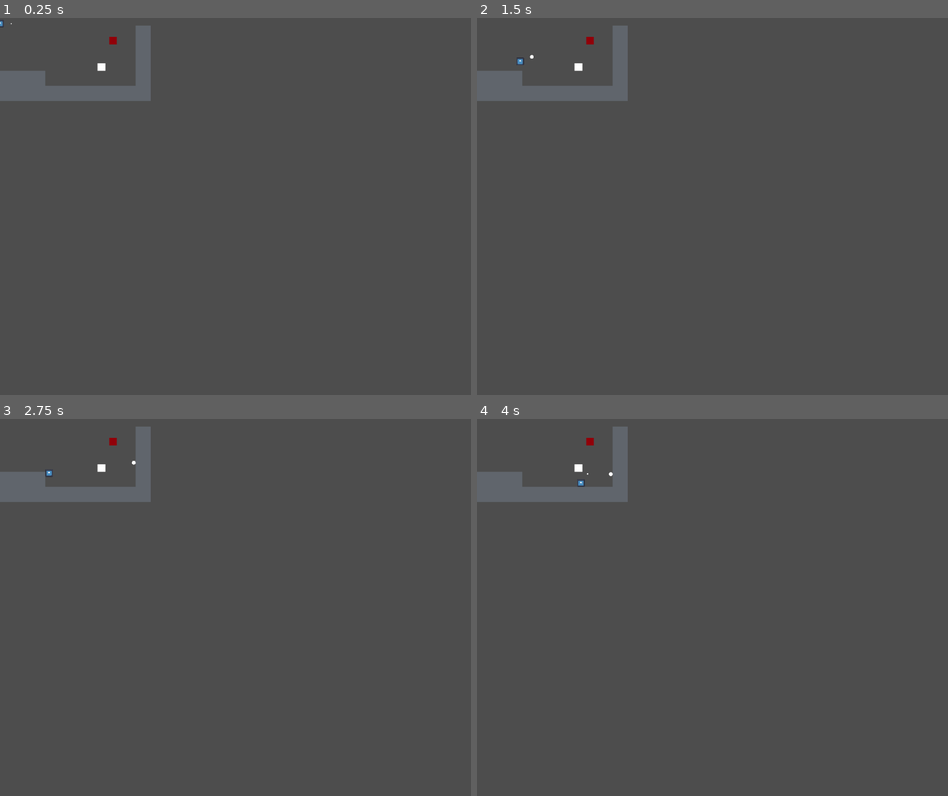
Above: before the commit, frames 1-4 (two rows, left to right).
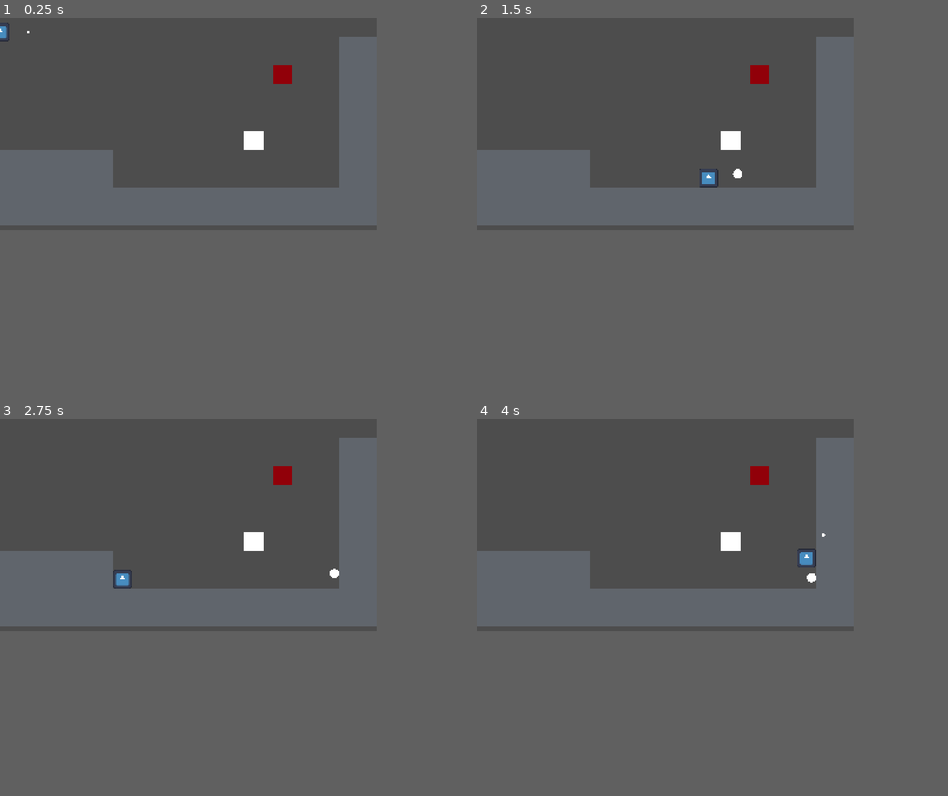
Above: after the commit, the same moments.

Repository: Borrow-Game/game-godot
Game: Godot game, scene res://physics_sample_scene.tscn
The game is run twice, just before and just after one commit, with the same random seed, the same clock (stepped at 60 frames per second) and the same inputs. The engine's default icon, where the game draws it, is replaced by a stand-in: a white triangle on a blue panel in a dark square.
Inputs:
- Up to frame 1 (0.25 s): no input
- Up to frame 2 (1.5 s): tap Enter (ui_accept) at 0.5, 0.77, 1.07 s; hold Shift (shoot bow) 0.53-1.28 s; hold Right (ui_right) from 0.53 s (still down); tap X (dash, bound only after the commit) at 0.6 s; tap Shift (shoot bow) at 1.35 s
- Up to frame 3 (2.75 s): tap Enter (ui_accept) at 1.52, 1.55, 1.82, 2.1 s; release Right (ui_right) at 2.03 s; hold Left (ui_left) from 2.03 s (still down); tap X (dash, bound only after the commit) at 2.3 s
- Up to frame 4 (4 s): release Left (ui_left) at 2.78 s; hold Right (ui_right) from 2.78 s (still down); tap X (dash, bound only after the commit) at 2.85 s; tap Enter (ui_accept) at 3.02, 3.32, 3.77, 3.8 s; tap Shift (shoot bow) at 3.05 s; hold Shift (shoot bow) from 3.53 s (still down)
In our replay, the window is 800x640 before the commit and 640x360 after it. These sizes can differ from the game's own. Grey fills any space a smaller window leaves; there, only what the larger window draws over its background counts as a difference.

The runs differ from the first frame. In frame 1, 16% of the frame differs, in the area x 0-80%, y 0-55%; in frame 2, 16%; in frame 3, 16%, in the area x 0-80%, y 2-55%; in frame 4, 16%.

Commit message:
fix: dashing function into demo

Diff:
--- a/dash_mechanic/dash_mechanic_demo.tscn
+++ /dev/null
@@ -1,96 +0,0 @@
-[gd_scene load_steps=8 format=3 uid="uid://b5hv6f43g6bpf"]
-
-[ext_resource type="Script" path="res://dash_mechanic/player.gd" id="1_s5ygb"]
-[ext_resource type="Texture2D" uid="uid://bu2lgv44ul6ee" path="res://dash_mechanic/brackeys_platformer_assets/sprites/world_tileset.png" id="1_ulrcu"]
-
-[sub_resource type="CanvasItemMaterial" id="CanvasItemMaterial_bt23u"]
-
-[sub_resource type="AnimatedTexture" id="AnimatedTexture_3xw13"]
-
-[sub_resource type="RectangleShape2D" id="RectangleShape2D_a7aos"]
-size = Vector2(10, 7)
-
-[sub_resource type="TileSetAtlasSource" id="TileSetAtlasSource_u2g0c"]
-texture = ExtResource("1_ulrcu")
-11:9/0 = 0
-0:0/0 = 0
-0:0/0/physics_layer_0/polygon_0/points = PackedVector2Array(-8, 8, 8, 8, 8, -8, -8, -8)
-1:0/0 = 0
-1:0/0/physics_layer_0/polygon_0/points = PackedVector2Array(-8, 8, 8, 8, 8, -8, -8, -8)
-2:0/0 = 0
-2:0/0/physics_layer_0/polygon_0/points = PackedVector2Array(-8, 8, 8, 8, 8, -8, -8, -8)
-3:0/0 = 0
-3:0/0/physics_layer_0/polygon_0/points = PackedVector2Array(-8, 8, 8, 8, 8, -8, -8, -8)
-4:0/0 = 0
-4:0/0/physics_layer_0/polygon_0/points = PackedVector2Array(-8, 8, 8, 8, 8, -8, -8, -8)
-5:0/0 = 0
-5:0/0/physics_layer_0/polygon_0/points = PackedVector2Array(-8, 8, 8, 8, 8, -8, -8, -8)
-6:0/0 = 0
-6:0/0/physics_layer_0/polygon_0/points = PackedVector2Array(-8, 8, 8, 8, 8, -8, -8, -8)
-7:0/0 = 0
-7:0/0/physics_layer_0/polygon_0/points = PackedVector2Array(-8, 8, 8, 8, 8, -8, -8, -8)
-8:0/0 = 0
-8:0/0/physics_layer_0/polygon_0/points = PackedVector2Array(-8, 8, 8, 8, 8, -8, -8, -8)
-8:1/0 = 0
-8:1/0/physics_layer_0/polygon_0/points = PackedVector2Array(-8, 8, 8, 8, 8, -8, -8, -8)
-8:2/0 = 0
-8:2/0/physics_layer_0/polygon_0/points = PackedVector2Array(-8, 8, 8, 8, 8, -8, -8, -8)
-7:2/0 = 0
-7:2/0/physics_layer_0/polygon_0/points = PackedVector2Array(-8, 8, 8, 8, 8, -8, -8, -8)
-6:2/0 = 0
-6:2/0/physics_layer_0/polygon_0/points = PackedVector2Array(-8, 8, 8, 8, 8, -8, -8, -8)
-5:2/0 = 0
-5:2/0/physics_layer_0/polygon_0/points = PackedVector2Array(-8, 8, 8, 8, 8, -8, -8, -8)
-4:2/0 = 0
-4:2/0/physics_layer_0/polygon_0/points = PackedVector2Array(-8, 8, 8, 8, 8, -8, -8, -8)
-3:2/0 = 0
-3:2/0/physics_layer_0/polygon_0/points = PackedVector2Array(-8, 8, 8, 8, 8, -8, -8, -8)
-2:2/0 = 0
-2:2/0/physics_layer_0/polygon_0/points = PackedVector2Array(-8, 8, 8, 8, 8, -8, -8, -8)
-1:2/0 = 0
-1:2/0/physics_layer_0/polygon_0/points = PackedVector2Array(-8, 8, 8, 8, 8, -8, -8, -8)
-0:2/0 = 0
-0:2/0/physics_layer_0/polygon_0/points = PackedVector2Array(-8, 8, 8, 8, 8, -8, -8, -8)
-0:1/0 = 0
-0:1/0/physics_layer_0/polygon_0/points = PackedVector2Array(-8, 8, 8, 8, 8, -8, -8, -8)
-1:1/0 = 0
-1:1/0/physics_layer_0/polygon_0/points = PackedVector2Array(-8, 8, 8, 8, 8, -8, -8, -8)
-2:1/0 = 0
-2:1/0/physics_layer_0/polygon_0/points = PackedVector2Array(-8, 8, 8, 8, 8, -8, -8, -8)
-3:1/0 = 0
-3:1/0/physics_layer_0/polygon_0/points = PackedVector2Array(-8, 8, 8, 8, 8, -8, -8, -8)
-4:1/0 = 0
-4:1/0/physics_layer_0/polygon_0/points = PackedVector2Array(-8, 8, 8, 8, 8, -8, -8, -8)
-5:1/0 = 0
-5:1/0/physics_layer_0/polygon_0/points = PackedVector2Array(-8, 8, 8, 8, 8, -8, -8, -8)
-6:1/0 = 0
-6:1/0/physics_layer_0/polygon_0/points = PackedVector2Array(-8, 8, 8, 8, 8, -8, -8, -8)
-7:1/0 = 0
-7:1/0/physics_layer_0/polygon_0/points = PackedVector2Array(-8, 8, 8, 8, 8, -8, -8, -8)
-
-[sub_resource type="TileSet" id="TileSet_lqy4l"]
-physics_layer_0/collision_layer = 1
-sources/0 = SubResource("TileSetAtlasSource_u2g0c")
-
-[node name="DashMechanicDemo" type="Node2D"]
-
-[node name="player" type="CharacterBody2D" parent="."]
-material = SubResource("CanvasItemMaterial_bt23u")
-script = ExtResource("1_s5ygb")
-
-[node name="Sprite2D" type="Sprite2D" parent="player"]
-position = Vector2(0, -5)
-scale = Vector2(9.5, 7.5)
-texture = SubResource("AnimatedTexture_3xw13")
-
-[node name="CollisionShape2D" type="CollisionShape2D" parent="player"]
-position = Vector2(0, -5)
-shape = SubResource("RectangleShape2D_a7aos")
-
-[node name="Camera2D" type="Camera2D" parent="."]
-zoom = Vector2(4, 4)
-
-[node name="TileMap" type="TileMap" parent="."]
-tile_set = SubResource("TileSet_lqy4l")
-format = 2
-layer_0/tile_data = PackedInt32Array(65535, 0, 0, 0, 0, 0, 1, 0, 0, 65533, 0, 0, 65534, 0, 0, 65532, 0, 0, 65531, 0, 0, 65530, 0, 0, 65529, 0, 0, 65528, 0, 0, 65527, 0, 0, 65526, 0, 0, 6, 0, 0, 7, 0, 0, 8, 0, 0, 9, 0, 0, -65528, 0, 0, -131064, 0, 0, -196600, 0, 0, -9, 0, 0, -65545, 0, 0, -131081, 0, 0, -196617, 0, 0)
--- a/dash_mechanic/player.gd
+++ /dev/null
@@ -1,52 +0,0 @@
-extends CharacterBody2D
-
-const SPEED = 60.0
-const JUMP_VELOCITY = -400.0
-const DASH_SPEED = 400.0
-const DASH_DURATION = 0.2
-const DASH_COOLDOWN = 0.5
-
-var is_dashing = false
-var dash_timer = 0.0
-var dash_cooldown_timer = 0.0
-var dash_direction = Vector2.ZERO
-
-func _physics_process(delta: float) -> void:
-	if dash_cooldown_timer > 0:
-		dash_cooldown_timer -= delta
-
-	if is_dashing:
-		velocity = dash_direction * DASH_SPEED
-		dash_timer -= delta
-
-		if dash_timer <= 0:
-			is_dashing = false
-	else:
-		if not is_on_floor():
-			velocity += get_gravity() * delta
-
-		if Input.is_action_just_pressed("ui_accept") and is_on_floor():
-			velocity.y = JUMP_VELOCITY
-
-		var direction := Input.get_axis("ui_left", "ui_right")
-		if direction:
-			velocity.x = direction * SPEED
-		else:
-			velocity.x = move_toward(velocity.x, 0, SPEED)
-
-		if Input.is_action_just_pressed("dash") and dash_cooldown_timer <= 0:
-			start_dash()
-	move_and_slide()
-
-func start_dash() -> void:
-	is_dashing = true
-	dash_timer = DASH_DURATION
-	dash_cooldown_timer = DASH_COOLDOWN
-
-	dash_direction = Vector2(
-		Input.get_action_strength("ui_right") - Input.get_action_strength("ui_left"),
-		Input.get_action_strength("ui_down") - Input.get_action_strength("ui_up")
-	).normalized()
-
-	if dash_direction == Vector2.ZERO:
-		dash_direction = Vector2(1 if Input.get_action_strength("ui_right") > 0 else -1, 0)
--- /dev/null
+++ b/killing-object.tscn
@@ -0,0 +1,15 @@
+[gd_scene load_steps=3 format=3 uid="uid://dvjj21rorb3ks"]
+
+[sub_resource type="RectangleShape2D" id="RectangleShape2D_1bwgb"]
+size = Vector2(32, 32)
+
+[sub_resource type="QuadMesh" id="QuadMesh_cyoso"]
+
+[node name="StaticBody2D" type="StaticBody2D"]
+
+[node name="CollisionShape2D" type="CollisionShape2D" parent="."]
+shape = SubResource("RectangleShape2D_1bwgb")
+
+[node name="MeshInstance2D" type="MeshInstance2D" parent="."]
+scale = Vector2(32, 32)
+mesh = SubResource("QuadMesh_cyoso")
--- a/player_character.gd
+++ b/player_character.gd
@@ -3,31 +3,66 @@
 var arrow_scene = preload("res://arrow.tscn")
 var aim_angle: float = 0
 
+@export var SPEED: float = 100.0
+@export var JUMP_VELOCITY: float = -240.0 / 1.5
+var x_acceleration: float = 40
 
-@export var SPEED = 100.0
-@export var JUMP_VELOCITY = -240.0 /1.5
-var x_acceleration = 40
+# DASH VARIABLES
+@export var DASH_SPEED: float = 400.0
+@export var DASH_DURATION: float = 0.2
+var dashing: bool = false
+var dash_timer: float = 0.0
+var dash_available: bool = true
 
 func _physics_process(delta: float) -> void:
+	# Reset dash availability when on the ground.
+	if is_on_floor():
+		dash_available = true
 
+	# If currently dashing, count down the dash timer and move.
+	if dashing:
+		dash_timer -= delta
+		if dash_timer <= 0:
+			dashing = false
+		move_and_slide()
+		return
+
+	# Check for dash input.
+	# (Make sure you have defined "dash" in your Input Map.)
+	if Input.is_action_just_pressed("dash") and dash_available:
+		var dash_direction = Vector2(
+			Input.get_action_strength("right") - Input.get_action_strength("left"),
+			Input.get_action_strength("down") - Input.get_action_strength("up")
+		)
+		# If no directional input, default to the current horizontal facing.
+		if dash_direction == Vector2.ZERO:
+			dash_direction.x = sign(velocity.x) if velocity.x != 0 else 1
+		dash_direction = dash_direction.normalized()
+		velocity = dash_direction * DASH_SPEED
+		dashing = true
+		dash_timer = DASH_DURATION
+		dash_available = false
+		move_and_slide()
+		return
+
+	# Normal movement (only executed if not dashing).
 	if not is_on_floor():
 		velocity += get_gravity() * delta
-
 
 	if Input.is_action_just_pressed("ui_accept") and is_on_floor():
 		velocity.y = JUMP_VELOCITY
 
-
-	var direction := Input.get_axis("ui_left", "ui_right")
+	var direction := Input.get_axis("left", "right")
 	if direction:
 		velocity.x = move_toward(velocity.x, direction * SPEED, (x_acceleration / 2) * 60 * delta)
 	else:
-		velocity.x = move_toward(velocity.x , 0, x_acceleration  * 60 * delta)
+		velocity.x = move_toward(velocity.x, 0, x_acceleration * 60 * delta)
 
 	move_and_slide()
 
+	# Bow aiming and shooting code (unchanged)
 	if Input.is_action_pressed("shoot bow"):
-		aim_angle = move_toward(aim_angle, 90, -2  * 60 * delta)
+		aim_angle = move_toward(aim_angle, 90, -2 * 60 * delta)
 		print(aim_angle)
 		$"indication-center".visible = true
 	if Input.is_action_just_released("shoot bow"):
@@ -37,12 +72,10 @@
 		aim_angle = 0
 		$"indication-center".visible = false
 
+	$"indication-center".rotation_degrees = aim_angle
 
-	$"indication-center".rotation_degrees=aim_angle
-
-
-func shoot(delta: float, angle: float) ->void:
+func shoot(delta: float, angle: float) -> void:
 	var new_arrow = arrow_scene.instantiate()
-	new_arrow.angle = aim_angle
+	new_arrow.angle = angle
 	new_arrow.position = self.global_position
 	self.get_parent().get_node("arrows").add_child(new_arrow)
--- a/project.godot
+++ b/project.godot
@@ -17,8 +17,8 @@
 
 [display]
 
-window/size/viewport_width=1000
-window/size/viewport_height=800
+window/size/viewport_width=320
+window/size/viewport_height=180
 window/stretch/mode="viewport"
 
 [dotnet]
@@ -38,7 +38,19 @@
 }
 dash={
 "deadzone": 0.5,
-"events": [Object(InputEventKey,"resource_local_to_scene":false,"resource_name":"","device":-1,"window_id":0,"alt_pressed":false,"shift_pressed":true,"ctrl_pressed":false,"meta_pressed":false,"pressed":false,"keycode":0,"physical_keycode":88,"key_label":0,"unicode":88,"location":0,"echo":false,"script":null)
+"events": [Object(InputEventKey,"resource_local_to_scene":false,"resource_name":"","device":-1,"window_id":0,"alt_pressed":false,"shift_pressed":false,"ctrl_pressed":false,"meta_pressed":false,"pressed":false,"keycode":0,"physical_keycode":88,"key_label":0,"unicode":120,"location":0,"echo":false,"script":null)
+]
+}
+right={
+"deadzone": 0.5,
+"events": [Object(InputEventKey,"resource_local_to_scene":false,"resource_name":"","device":-1,"window_id":0,"alt_pressed":false,"shift_pressed":false,"ctrl_pressed":false,"meta_pressed":false,"pressed":false,"keycode":0,"physical_keycode":4194321,"key_label":0,"unicode":0,"location":0,"echo":false,"script":null)
+, Object(InputEventKey,"resource_local_to_scene":false,"resource_name":"","device":-1,"window_id":0,"alt_pressed":false,"shift_pressed":false,"ctrl_pressed":false,"meta_pressed":false,"pressed":false,"keycode":0,"physical_keycode":68,"key_label":0,"unicode":100,"location":0,"echo":false,"script":null)
+]
+}
+left={
+"deadzone": 0.5,
+"events": [Object(InputEventKey,"resource_local_to_scene":false,"resource_name":"","device":-1,"window_id":0,"alt_pressed":false,"shift_pressed":false,"ctrl_pressed":false,"meta_pressed":false,"pressed":false,"keycode":0,"physical_keycode":4194319,"key_label":0,"unicode":0,"location":0,"echo":false,"script":null)
+, Object(InputEventKey,"resource_local_to_scene":false,"resource_name":"","device":-1,"window_id":0,"alt_pressed":false,"shift_pressed":false,"ctrl_pressed":false,"meta_pressed":false,"pressed":false,"keycode":0,"physical_keycode":65,"key_label":0,"unicode":97,"location":0,"echo":false,"script":null)
 ]
 }
 
Not shown, removed: dash_mechanic/brackeys_platformer_assets/LICENSE & CREDITS.txt
Binary file removed: dash_mechanic/brackeys_platformer_assets/fonts/PixelOperator8-Bold.ttf
Not shown, removed: dash_mechanic/brackeys_platformer_assets/fonts/PixelOperator8-Bold.ttf.import
Binary file removed: dash_mechanic/brackeys_platformer_assets/fonts/PixelOperator8.ttf
Not shown, removed: dash_mechanic/brackeys_platformer_assets/fonts/PixelOperator8.ttf.import
Not shown, removed: dash_mechanic/brackeys_platformer_assets/music/time_for_adventure.mp3.import
Not shown, removed: dash_mechanic/brackeys_platformer_assets/sounds/coin.wav.import
Not shown, removed: dash_mechanic/brackeys_platformer_assets/sounds/explosion.wav.import
Not shown, removed: dash_mechanic/brackeys_platformer_assets/sounds/hurt.wav.import
Not shown, removed: dash_mechanic/brackeys_platformer_assets/sounds/jump.wav.import
Not shown, removed: dash_mechanic/brackeys_platformer_assets/sounds/power_up.wav.import
Not shown, removed: dash_mechanic/brackeys_platformer_assets/sounds/tap.wav.import
(and 22 more such lines)
